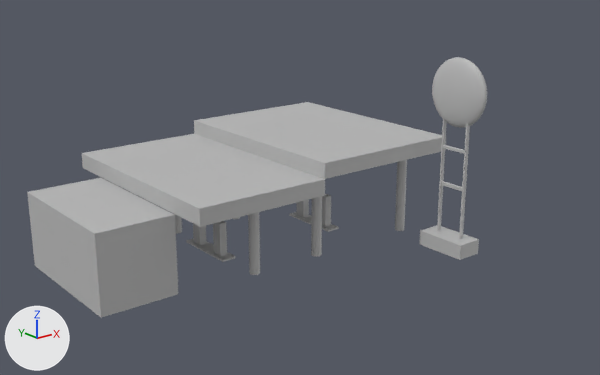
Renders of the FBX model Assets/Assets/Gas_Station.fbx from each side of a commit.
Both versions are drawn from a 50 mm camera at (-29.4, -42.5, 20.7) aimed at (1.3, -4.2, 5.4). The lights are fixed; the arrows at lower left show +X, +Y and +Z. Where no turn or scale is listed for an object, it has been applied to the vertices.
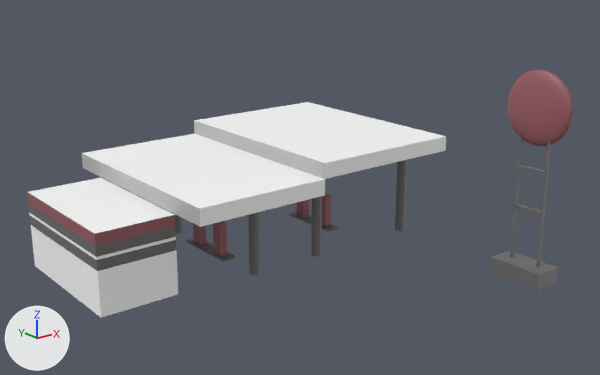
The newer file is also turned or shifted as a whole; pictures and numbers use the older file's frame.

Location of each change, [x1, y1, x2, y2] in pixels of the pictures (600 x 375 px; the box of a moved part takes in the faces that stretch with it):
'pCube11', reshaped, recoloured (grey to white, 19% wider)
    before: [27, 57, 487, 318]
    after: [27, 70, 573, 318]
part 1 of me_mesh, moved or reshaped
    before: [419, 118, 479, 260]
    after: [490, 135, 558, 290]
part 2 of me_mesh, moved or reshaped
    before: [432, 57, 487, 128]
    after: [508, 70, 573, 146]
part 3 of me_mesh, recoloured (grey to white)
    both: [28, 134, 325, 318]
part 4 of me_mesh, recoloured (grey to white)
    both: [194, 102, 442, 163]
part 5 of me_mesh, recoloured
    both: [325, 137, 446, 179]
part 6 of me_mesh, recoloured
    both: [172, 160, 407, 275]
part 7 of me_mesh, recoloured
    both: [28, 203, 176, 271]
part 8 of me_mesh, recoloured (grey to brown)
    both: [75, 215, 175, 246]
part 9 of me_mesh, recoloured (grey to brown)
    both: [193, 221, 227, 256]
part 10 of me_mesh, recoloured (grey to brown)
    both: [297, 194, 331, 227]
part 11 of me_mesh, recoloured (grey to brown)
    both: [27, 192, 76, 233]

Edits to the bpy script that builds the scene:
```text
Add mat_lambert5:
    mat_lambert5 = principled_material('lambert5')
    mat_lambert5.base_color = (0.346, 0.411, 0.398)  # grey #9faca9
Add mat_lambert2:
    mat_lambert2 = principled_material('lambert2')
    mat_lambert2.base_color = (1.0, 1.0, 1.0)  # white #ffffff
Add mat_lambert3:
    mat_lambert3 = principled_material('lambert3')
    mat_lambert3.base_color = (0.312, 0.104, 0.123)  # brown #985b62
Add mat_lambert4:
    mat_lambert4 = principled_material('lambert4')
    mat_lambert4.base_color = (0.154, 0.145, 0.146)  # dark grey #6d6a6b
Change me_mesh:
    used by ob_pcube11; location = (0.68, -0.2, 6.42)
    remove me_mesh.from_pydata(...)  # 990 vertices, 1096 faces; spans x -12.4..12.4, y -9.8..9.8, z -6.5..6.5
    add me_mesh.from_pydata(...)  # 990 vertices, 1096 faces; spans x -12.4..12.4, y -15.9..9.8, z -6.5..6.5
    me_mesh part 1: the loose piece of 80 vertices spanning x 9.7..11.5, y -9.4..-5.7, z -6.4..2.7 is moved by (0.0, -6.1, 0.0)
    me_mesh part 2: the loose piece of 382 vertices spanning x 10.2..11.4, y -9.8..-5.3, z 2.0..6.5 is moved by (0.0, -6.1, 0.0)
    me_mesh part 3: 134 of the faces centred in x -12.4..-2.9, y -5.2..9.8, z -6.4..-0.3 switch from mat_lambert1 (grey #bcbcbc) to mat_lambert2 (white #ffffff)
    me_mesh part 4: 3 of the faces centred in x 7.0..12.4, y 2.3, z -0.3..0.7 switch from mat_lambert1 (grey #bcbcbc) to mat_lambert2 (white #ffffff)
    me_mesh part 5: 2 of the faces centred in x 7.0..10.7, y -6.6..-5.2, z 0.2..0.5 switch from mat_lambert1 (grey #bcbcbc) to mat_lambert2 (white #ffffff)
    me_mesh part 6: 207 of the faces centred in x -2.6..11.5, y -9.4..7.1, z -6.4..1.6 switch from mat_lambert1 (grey #bcbcbc) to mat_lambert4 (dark grey #6d6a6b)
    me_mesh part 7: 48 of the faces centred in x -12.4..-7.4, y -2.5..7.0, z -3.3..-2.5 switch from mat_lambert1 (grey #bcbcbc) to mat_lambert4 (dark grey #6d6a6b)
    me_mesh part 8: all 11 faces centred in x -12.4..-7.4, y -2.5..-0.2, z -1.8 switch from mat_lambert1 (grey #bcbcbc) to mat_lambert3 (brown #985b62)
    me_mesh part 9: all 10 faces centred in x -2.4..-1.9, y 0.6..3.9, z -5.2..-4.0 switch from mat_lambert1 (grey #bcbcbc) to mat_lambert3 (brown #985b62)
    me_mesh part 10: all 10 faces centred in x 6.6..7.1, y 0.6..3.9, z -5.2..-4.0 switch from mat_lambert1 (grey #bcbcbc) to mat_lambert3 (brown #985b62)
    me_mesh part 11: all 9 faces centred in x -12.4..-7.4, y 2.1..7.0, z -1.8 switch from mat_lambert1 (grey #bcbcbc) to mat_lambert3 (brown #985b62)
    add me_mesh.materials.append(mat_lambert5)  # grey #9faca9
```
